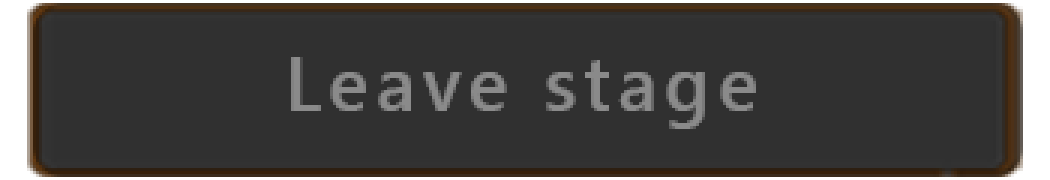
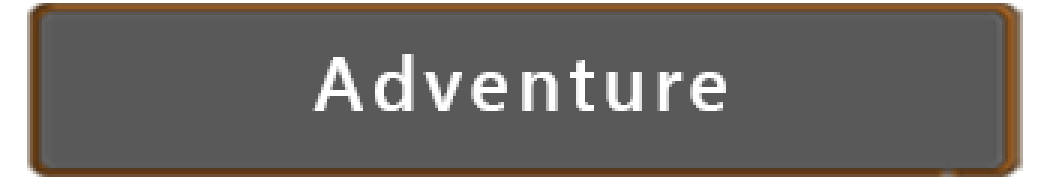
Two versions of the same layered image (1050px x 180px). Layer-by-layer changes:
hid "Rectangle arrondi 6" over [33, 3, 1023, 177]
renamed "Leave stage" to "Adventure", painted on it over [291, 54, 756, 129]
